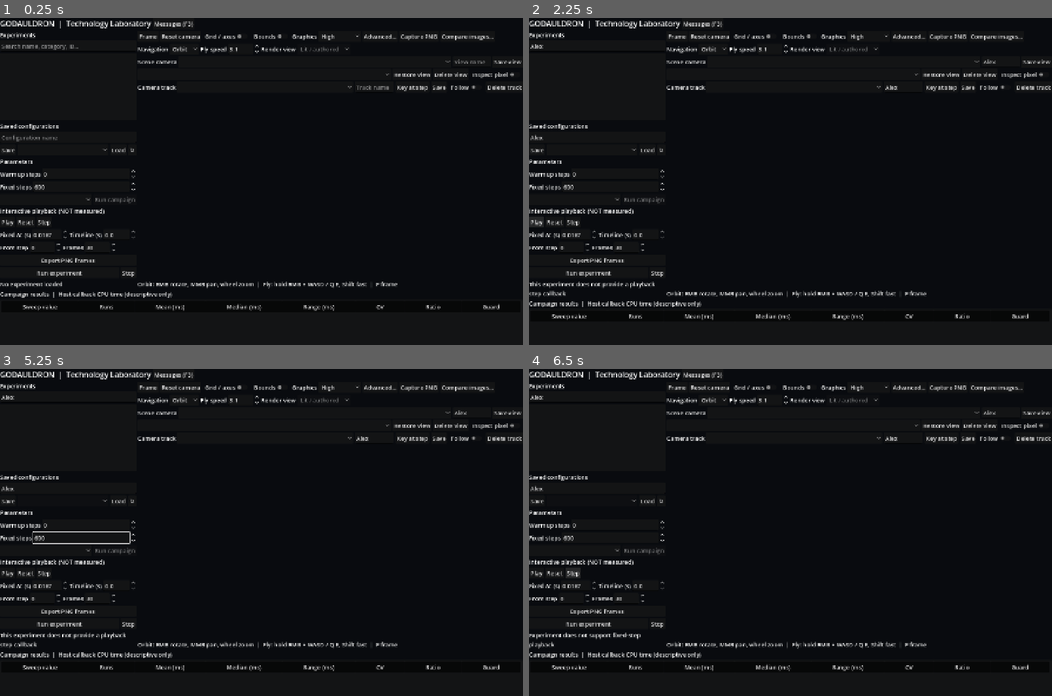
Above: before the commit, frames 1-4 (two rows, left to right).
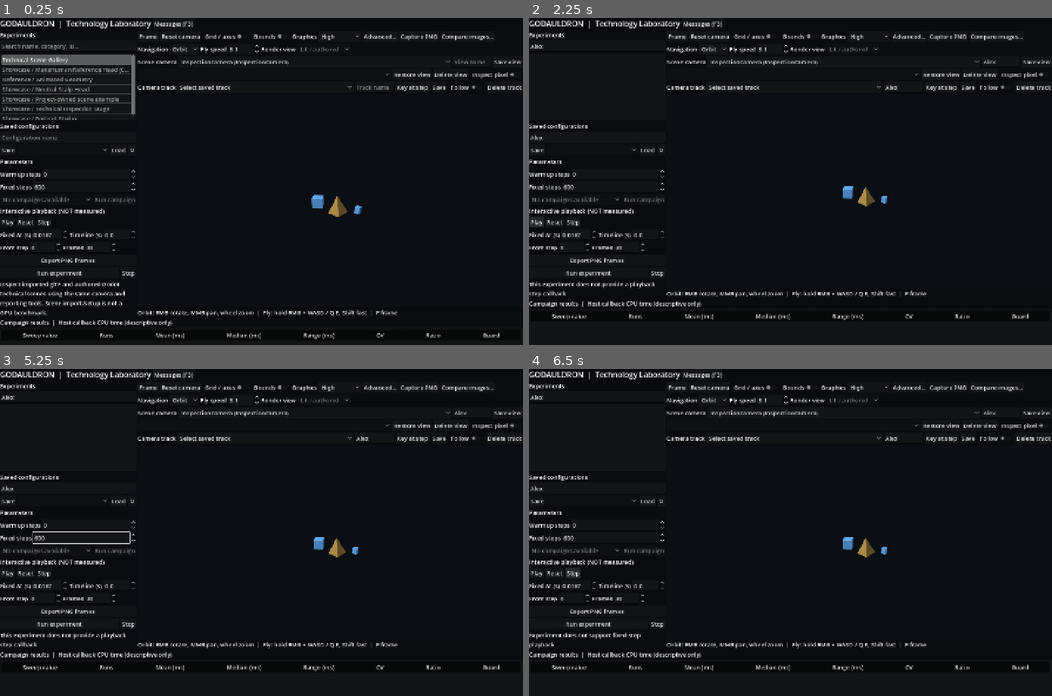
Above: after the commit, the same moments.

Repository: thomthehound/Godauldron
Game: Godot game, scene res://scenes/main.tscn
The game is run twice, just before and just after one commit, with the same random seed, the same clock (stepped at 60 frames per second) and the same inputs.
Inputs (mouse positions are in pixels of both pictures, inside the frame that each line leads up to):
- Up to frame 1 (0.25 s): no input
- Up to frame 2 (2.25 s): click (596, 47) at 0.52 s; type "Alex" at 0.6 s; click (596, 135) at 0.75 s; type "Alex" at 0.83 s; click (999, 60) at 0.98 s; type "Alex" at 1.07 s; click (905, 86) at 1.27 s; type "Alex" at 1.35 s; click "Play" at 2 s
- Up to frame 3 (5.25 s): click "Play" at 2.75 s; click "Messages (F3)" at 3.5 s; click "↻" at 4.25 s; click (67, 532) at 5 s, where only the run after the commit has a clickable "Faceted glTF specimen"
- Up to frame 4 (6.5 s): click "Step" at 5.75 s

The runs differ from the first frame. In frame 1, 5.4% of the frame differs, in the area x 0-96%, y 11-99%; in frame 2, 0.6%; in frame 3, 0.6%; in frame 4, 0.6%.
Error before the commit: Parse Error: Function "_find_world_environment()" not found in base self. (res://scripts/environment_inspection.gd:149)

Commit message:
Use only original resolved camera World3D Environment as exposure baseline

Diff:
--- a/scripts/environment_inspection.gd
+++ b/scripts/environment_inspection.gd
@@ -146,12 +146,6 @@
 	# EV is relative to the original authored exposure, not a hidden reset.
 	var base_environment: Environment = _source_environment
 	if base_environment == null:
-		var world: WorldEnvironment = _find_world_environment(scene)
-		if world != null:
-			base_environment = world.environment
-		elif viewport.world_3d != null:
-			base_environment = viewport.world_3d.environment
-	if base_environment == null:
 		release()
 		return {"ok": false, "error": "Original Environment no longer available"}
 	_override.tonemap_exposure = base_environment.tonemap_exposure * pow(2.0, exposure_ev)
